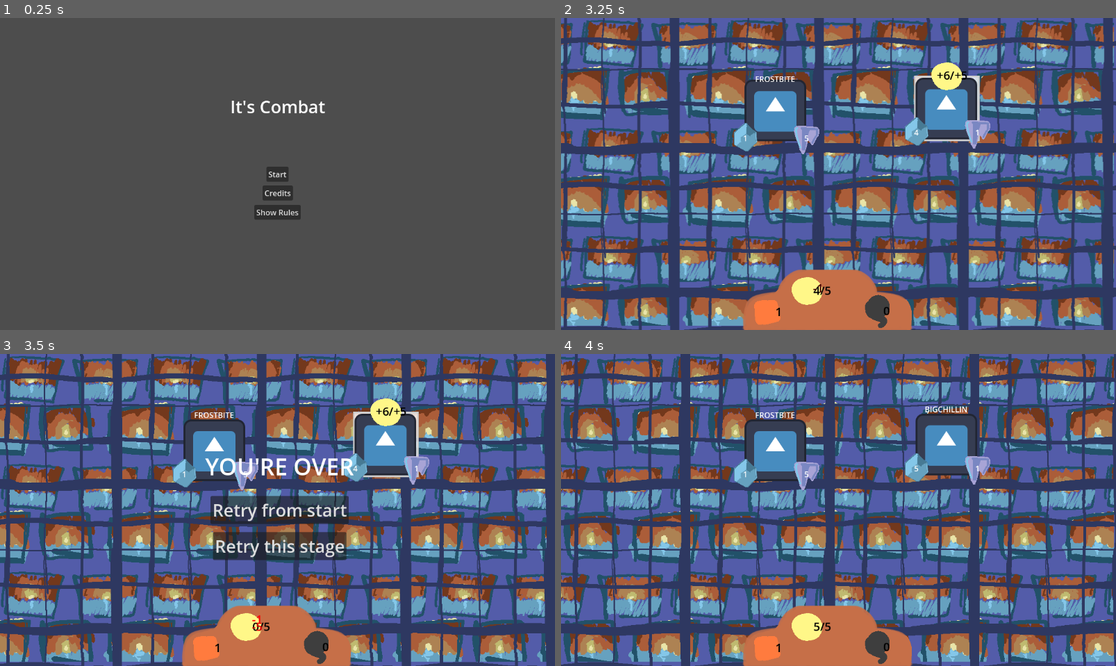
Above: before the commit, frames 1-4 (two rows, left to right).
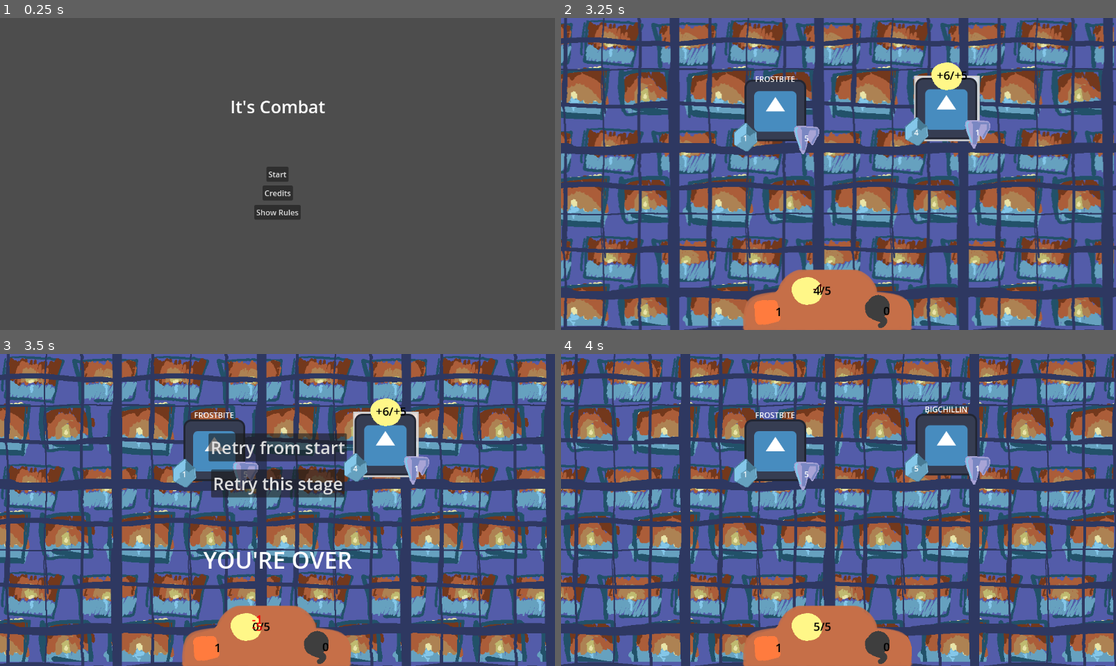
Above: after the commit, the same moments.

Repository: alex-mike-mark-again/godot-combat
Game: Godot game, scene res://main_menu.tscn
Two runs of this game, one before a commit and one after it. Both use one fixed random seed, a clock stepped at 60 frames per second and the inputs below. The engine's default icon, where the game draws it, is replaced by a stand-in: a white triangle on a blue panel in a dark square.
Inputs (mouse positions are in pixels of both pictures, inside the frame that each line leads up to):
- Up to frame 1 (0.25 s): no input
- Up to frame 2 (3.25 s): click "Start" at 0.5 s; click (949, 108) at 1.27 s; click (949, 108) at 2.02 s; click (949, 99) at 2.77 s
- Up to frame 3 (3.5 s): no input
- Up to frame 4 (4 s): click "Retry from start" at 3.5 s

Frames 1-2 are identical in both runs. In frame 3, 9.2% of the frame differs, in the area x 36-64%, y 25-69%; in frame 4, nothing differs.

Commit message:
tears out the next/game over ui from battleman

Diff:
--- a/battle_manager.gd
+++ b/battle_manager.gd
@@ -93,5 +93,4 @@
 
 
 func _on_next_button_pressed():
-	$next_button.hide()
 	load_current_troop()
--- a/enemies/enemy.tscn
+++ b/enemies/enemy.tscn
@@ -161,16 +161,24 @@
 "": SubResource("AnimationLibrary_45lhc")
 }
 
+[node name="Selector" type="Button" parent="."]
+layout_mode = 1
+offset_right = 136.0
+offset_bottom = 136.0
+theme = SubResource("Theme_llx87")
+icon = ExtResource("2_1djyi")
+
 [node name="Labels" type="Control" parent="."]
-z_index = 1
 layout_mode = 1
 anchors_preset = 0
 offset_top = -20.0
 offset_right = 136.0
 offset_bottom = 139.0
+mouse_filter = 2
 
 [node name="bite" type="Control" parent="Labels"]
 layout_mode = 1
+anchors_preset = 3
 anchor_left = 1.0
 anchor_top = 1.0
 anchor_right = 1.0
@@ -202,6 +210,7 @@
 
 [node name="chill" type="Control" parent="Labels"]
 layout_mode = 1
+anchors_preset = 2
 anchor_top = 1.0
 anchor_bottom = 1.0
 offset_left = -11.0
@@ -365,13 +374,6 @@
 text = "[name]"
 horizontal_alignment = 1
 
-[node name="Selector" type="Button" parent="."]
-layout_mode = 1
-offset_right = 136.0
-offset_bottom = 136.0
-theme = SubResource("Theme_llx87")
-icon = ExtResource("2_1djyi")
-
 [node name="AudioStreamPlayer2D" type="AudioStreamPlayer2D" parent="."]
 stream = ExtResource("3_hj6iw")
 
--- a/main.gd
+++ b/main.gd
@@ -4,10 +4,14 @@
 @export var scenes: Array[Resource] #mb just strings?
 
 func _ready():
-	$BattleManager/next_button.hide()
+	$next_button.hide()
 
 func _on_battle_manager_player_lost():
-	$BattleManager/game_over.show()
+	$game_over.show()
 
 func _on_battle_manager_player_won():
-	$BattleManager/next_button.show()
+	$next_button.show()
+
+
+func _on_next_button_pressed():
+	$next_button.hide() # Replace with function body.
--- a/main.tscn
+++ b/main.tscn
@@ -7,23 +7,20 @@
 
 [node name="Main" type="Control" node_paths=PackedStringArray("bm")]
 layout_mode = 3
-anchors_preset = 0
+anchors_preset = 15
+anchor_right = 1.0
+anchor_bottom = 1.0
+grow_horizontal = 2
+grow_vertical = 2
+mouse_filter = 1
 script = ExtResource("1_yucwt")
 bm = NodePath("BattleManager")
 
 [node name="BattleManager" type="Node" parent="." node_paths=PackedStringArray("gameOver", "player")]
 script = ExtResource("4_qqxit")
-gameOver = NodePath("game_over")
+gameOver = NodePath("../game_over")
 player = NodePath("Player")
 troops = ["res://troops/stage1b.tscn", "res://troops/stage2b.tscn", "res://troops/stage3b.tscn", "res://troops/stage4b.tscn", "res://troops/stage4half.tscn", "res://troops/stage5b.tscn"]
-
-[node name="game_over" parent="BattleManager" node_paths=PackedStringArray("battle_manager") instance=ExtResource("1_01dvc")]
-visible = false
-z_index = 1
-anchors_preset = -1
-offset_left = 4.0
-offset_right = 4.0
-battle_manager = NodePath("..")
 
 [node name="Player" parent="BattleManager" instance=ExtResource("2_ie8iv")]
 z_index = 0
@@ -36,14 +33,35 @@
 offset_bottom = -60.0
 grow_vertical = 0
 
-[node name="next_button" type="Button" parent="BattleManager"]
+[node name="next_button" type="Button" parent="."]
+layout_mode = 1
+anchors_preset = 8
+anchor_left = 0.5
+anchor_top = 0.5
+anchor_right = 0.5
+anchor_bottom = 0.5
+offset_left = -46.0
+offset_top = 139.315
+offset_right = 46.0
+offset_bottom = 170.315
+grow_horizontal = 2
+grow_vertical = 2
+text = "Next Stage	"
+
+[node name="game_over" parent="." node_paths=PackedStringArray("battle_manager") instance=ExtResource("1_01dvc")]
 visible = false
-offset_left = 502.0
-offset_top = 479.0
-offset_right = 594.0
-offset_bottom = 510.0
-text = "Next Stage	"
+top_level = true
+layout_mode = 1
+anchors_preset = 8
+anchor_left = 0.5
+anchor_top = 0.5
+anchor_right = 0.5
+anchor_bottom = 0.5
+offset_top = -130.0
+offset_bottom = -130.0
+battle_manager = NodePath("../BattleManager")
 
 [connection signal="player_lost" from="BattleManager" to="." method="_on_battle_manager_player_lost"]
 [connection signal="player_won" from="BattleManager" to="." method="_on_battle_manager_player_won"]
-[connection signal="pressed" from="BattleManager/next_button" to="BattleManager" method="_on_next_button_pressed"]
+[connection signal="pressed" from="next_button" to="." method="_on_next_button_pressed"]
+[connection signal="pressed" from="next_button" to="BattleManager" method="_on_next_button_pressed"]
--- a/troops/stage1b.tscn
+++ b/troops/stage1b.tscn
@@ -7,15 +7,17 @@
 [ext_resource type="Texture2D" uid="uid://ch8dyx6fiqyjh" path="res://sprites/bg_cell_grid.png" id="4_5abss"]
 [ext_resource type="Texture2D" uid="uid://crsqdtsyoglrl" path="res://sprites/bg_windows.png" id="4_eynfx"]
 
-[sub_resource type="ShaderMaterial" id="ShaderMaterial_vsqnt"]
+[sub_resource type="ShaderMaterial" id="ShaderMaterial_e0mkc"]
 resource_local_to_scene = true
 shader = ExtResource("3_o8glo")
 shader_parameter/scroll_speed = 0.5
+shader_parameter/transparency = 1.0
 
-[sub_resource type="ShaderMaterial" id="ShaderMaterial_4dym4"]
+[sub_resource type="ShaderMaterial" id="ShaderMaterial_oth8j"]
 resource_local_to_scene = true
 shader = ExtResource("3_o8glo")
 shader_parameter/scroll_speed = 0.5
+shader_parameter/transparency = 1.0
 
 [node name="stage1b" type="Control"]
 layout_mode = 3
@@ -28,10 +30,11 @@
 z_index = -1
 offset_right = 1169.0
 offset_bottom = 657.0
+mouse_filter = 2
 color = Color(0.32549, 0.360784, 0.662745, 1)
 
 [node name="BackgroundLayer2" parent="background" instance=ExtResource("2_iyebe")]
-material = SubResource("ShaderMaterial_vsqnt")
+material = SubResource("ShaderMaterial_e0mkc")
 offset_right = 1148.0
 offset_bottom = 639.0
 texture = ExtResource("4_eynfx")
@@ -39,7 +42,7 @@
 
 [node name="BackgroundLayer3" parent="background" instance=ExtResource("2_iyebe")]
 modulate = Color(0.321569, 0.34902, 1, 1)
-material = SubResource("ShaderMaterial_4dym4")
+material = SubResource("ShaderMaterial_oth8j")
 offset_right = 1165.0
 offset_bottom = 651.0
 texture = ExtResource("4_5abss")
--- a/ui/background_layer.tscn
+++ b/ui/background_layer.tscn
@@ -7,11 +7,13 @@
 resource_local_to_scene = true
 shader = ExtResource("1_evj6k")
 shader_parameter/scroll_speed = 0.5
+shader_parameter/transparency = 1.0
 
 [node name="BackgroundLayer" type="TextureRect"]
 z_index = -1
 material = SubResource("ShaderMaterial_s0smv")
 offset_right = 40.0
 offset_bottom = 40.0
+mouse_filter = 2
 stretch_mode = 1
 script = ExtResource("2_wjnh1")
